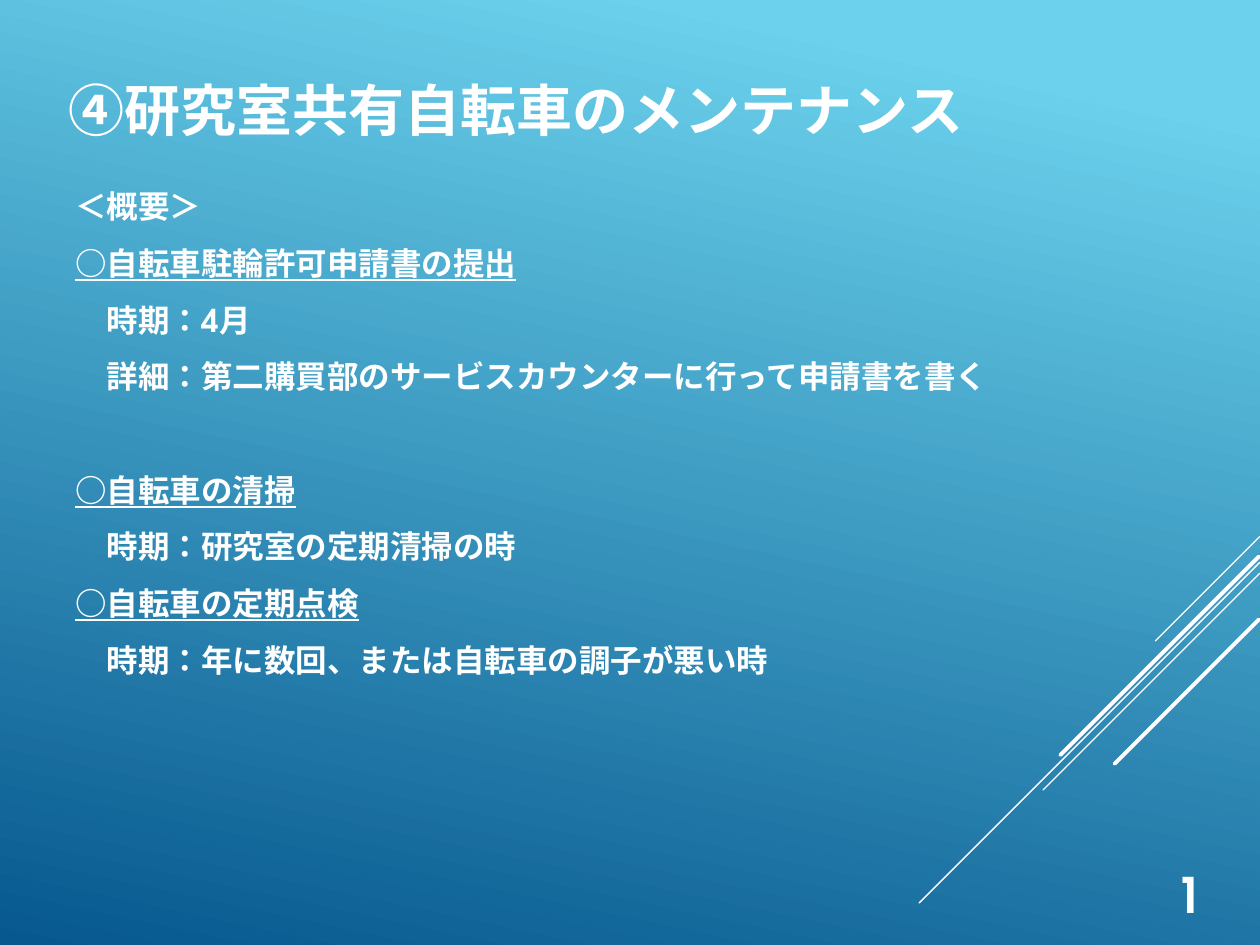
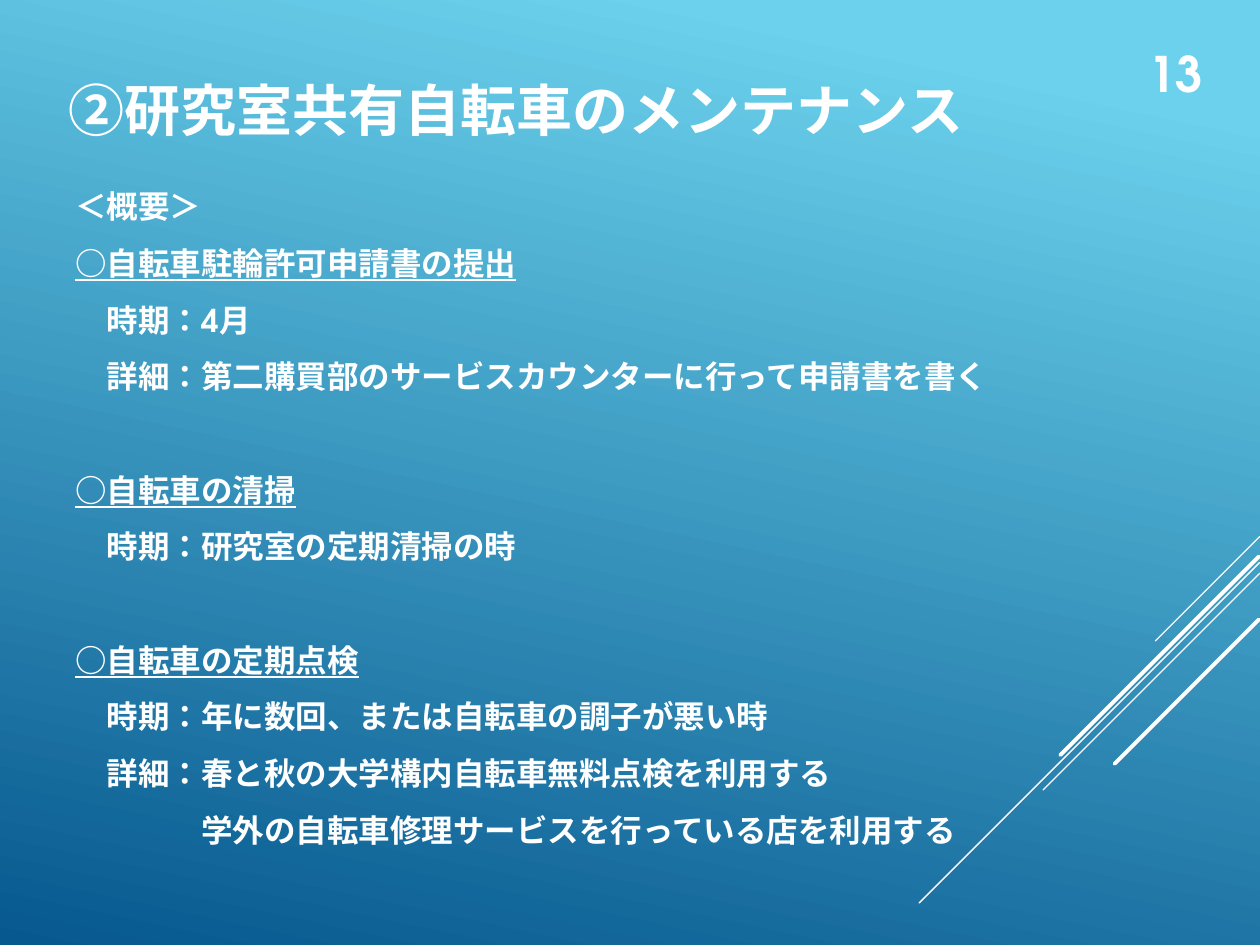
Before and after one commit to whcitizen/citizen-_task, a slide deck: slide 15 of 05_lab_orientation/庶務のお仕事.pptx (slide 17 before the commit). Drawn at 1260x945 pixels with LibreOffice and Linux fonts; fonts in the diff are those of the drawing. Boxes give left, top, right and bottom in pixels: in the first picture for what was removed or moved away, otherwise in the second. Text is boxed around its words. In the diff, an @@ line names an element or a change of style, - is before the commit and + after.

```diff
--- a/05_lab_orientation/庶務のお仕事.pptx
+++ b/05_lab_orientation/庶務のお仕事.pptx
@@ text added at [1148,55,1203,93], 28 pt, text #FFFFFF, bold @@
+13
@@ text at [69,83,964,136]: text changed @@
-④研究室共有自転車のメンテナンス
+②研究室共有自転車のメンテナンス
@@ text at [107,758,955,845]: paragraphs added @@
+詳細：春と秋の大学構内自転車無料点検を利用する
+学外の自転車修理サービスを行っている店を利用する
@@ text removed at [1176,876,1203,913] @@
-1
```
Also in this commit, not shown: 14 other slides changed, 2 slides added, 2 slides removed.
